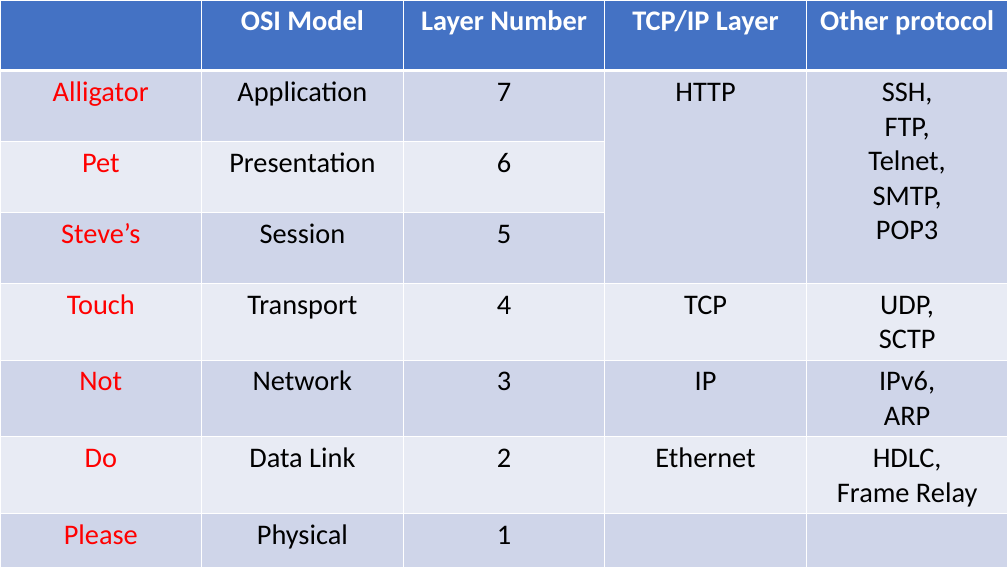
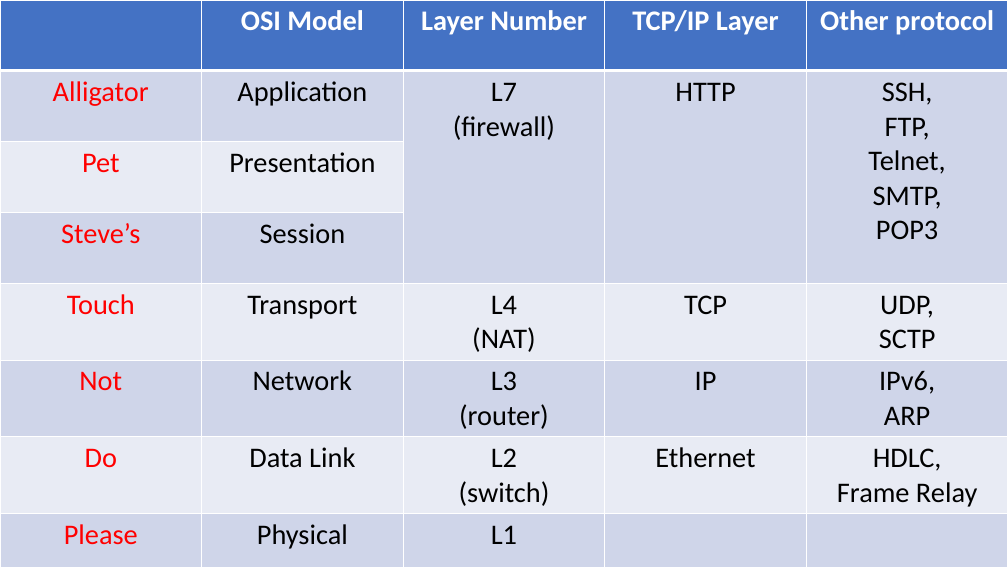
Before and after one commit to kitribob-nulleekh/osi-and-tcp, a slide deck: slide 1 of osi-and-tcp.pptx. Drawn at 1008x567 pixels with LibreOffice and Linux fonts; fonts in the diff are those of the drawing. Boxes give left, top, right and bottom in pixels: in the first picture for what was removed or moved away, otherwise in the second. Text is boxed around its words. In the diff, an @@ line names an element or a change of style, - is before the commit and + after.

Commit message:
[DOCUMENT] Update osi-and-tcp.pptx

```diff
--- a/osi-and-tcp.pptx
+++ b/osi-and-tcp.pptx
@@ table at <box>0,0,1008,567</box> @@
-row 2, column 3: 7
+row 2, column 3: L7 / (firewall)
-row 3, column 3: 6
+row 3, column 3: 
-row 4, column 3: 5
+row 4, column 3: 
-row 5, column 3: 4
+row 5, column 3: L4 / (NAT)
-row 6, column 3: 3
+row 6, column 3: L3 / (router)
-row 7, column 3: 2
+row 7, column 3: L2 / (switch)
-row 8, column 3: 1
+row 8, column 3: L1
```
Also in this commit, not shown: 1 other file.
